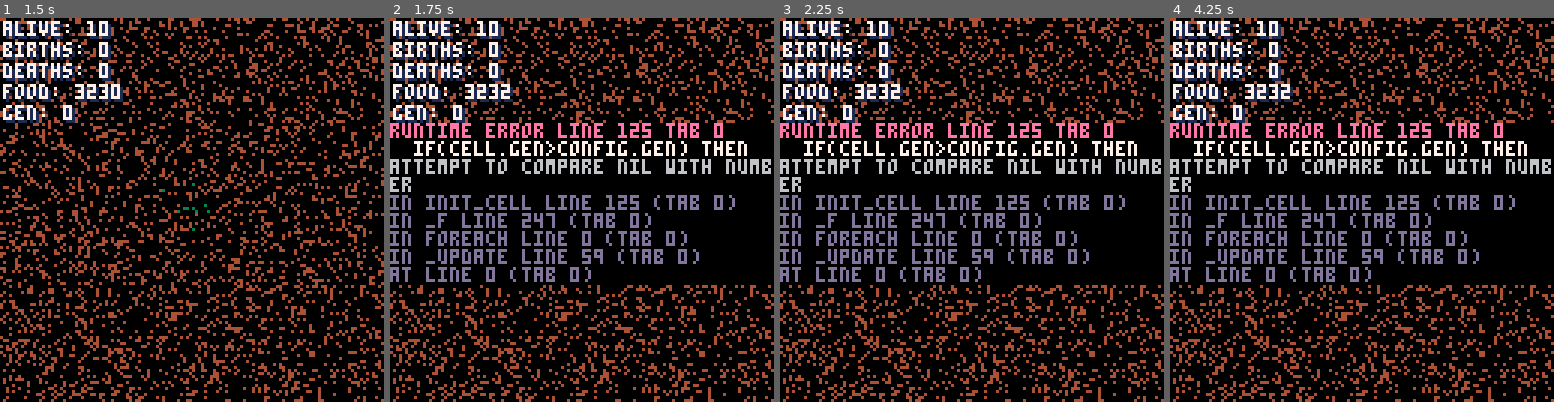
Above: before the commit, frames 1-4 (left to right).
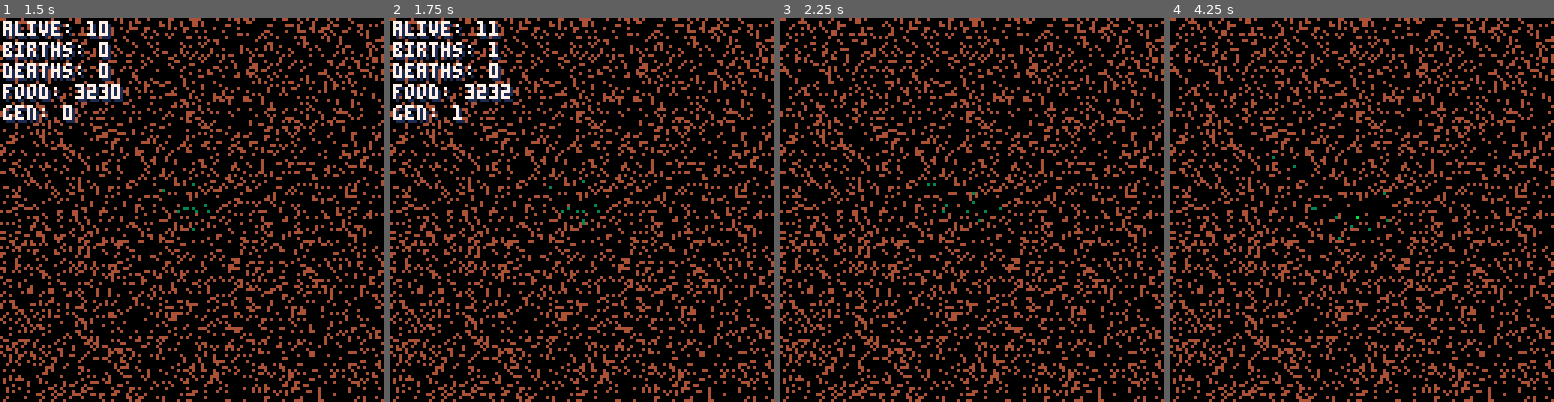
Above: after the commit, the same moments.

Repository: lewsid/petri
Game: PICO-8 cartridge petri.p8
The game is run twice, just before and just after one commit, with the same random seed, the same clock (stepped at 60 frames per second) and the same inputs.
Inputs:
- Up to frame 1 (1.5 s): tap X (X key) at 0.33, 1.07 s
- Up to frame 2 (1.75 s): no input
- Up to frame 3 (2.25 s): tap X (X key) at 1.85 s
- Up to frame 4 (4.25 s): tap X (X key) at 2.97, 4.08 s

Frame 1 is identical in both runs. In frame 2, 16% of the frame differs, in the area x 0-100%, y 0-70%; in frame 3, 20%; in frame 4, 20%, in the area x 0-100%, y 0-100%.
Error before the commit: runtime error line 125 tab 0; if(cell.gen>config.gen) then; attempt to compare nil with number

Commit message:
Implemented debug mode, improved generation tracking

Diff:
--- a/petri.p8
+++ b/petri.p8
@@ -125,7 +125,7 @@
 		cell.gen=parent.gen+1
 
 		--if this is the highest new gen make note
-		if(cell.gen>config.gen) then
+		if(cell.gen>stats.generation) then
 			stats.generation=cell.gen
 		end
 
